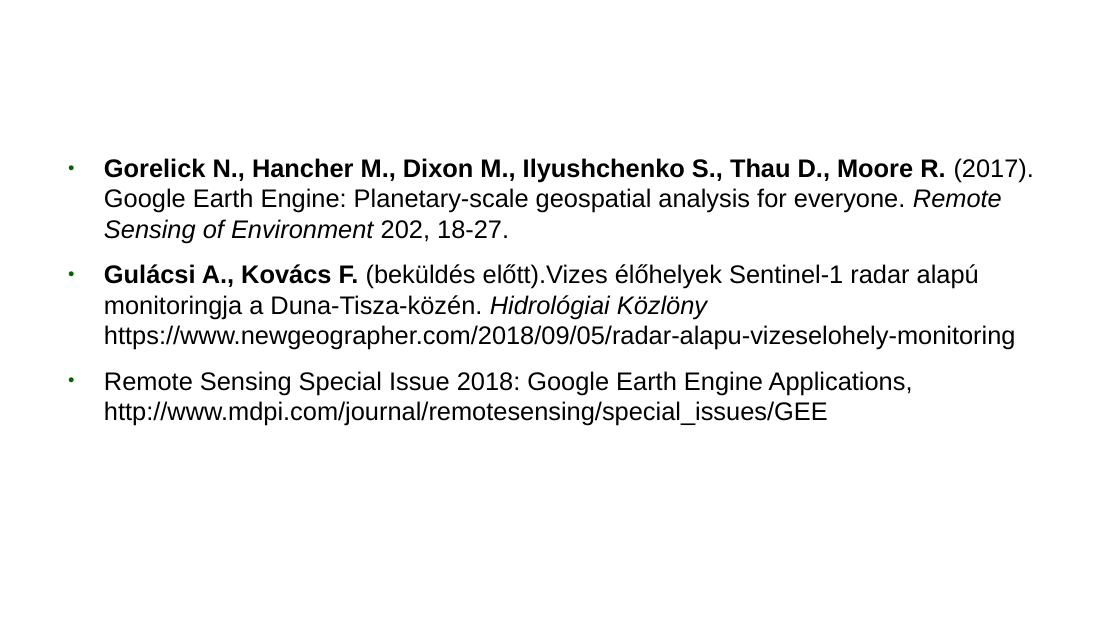
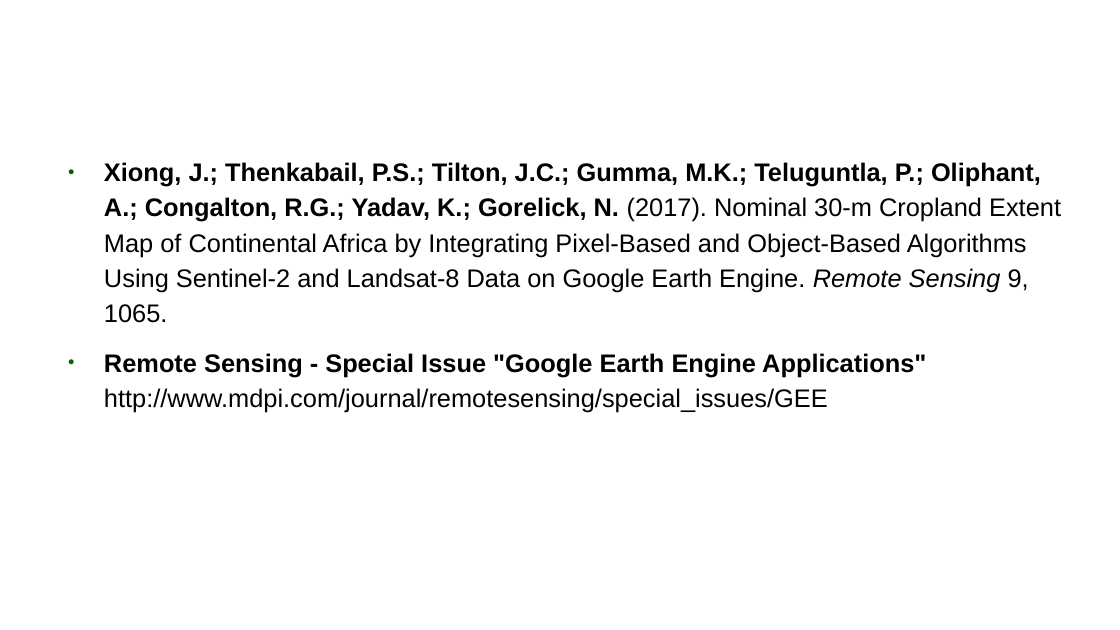
Before and after one commit to webandras/google_earth_engine_kutatas, a slide deck: slide 81 of google_earth_engine_gulacsi_andras_2018.odp (slide 60 before the commit). Drawn at 1120x630 pixels with LibreOffice and Linux fonts; fonts in the diff are those of the drawing; background and template pictures are left out. Boxes give left, top, right and bottom in pixels: in the first picture for what was removed or moved away, otherwise in the second. Text is boxed around its words. In the diff, an @@ line names an element or a change of style, - is before the commit and + after.

```diff
--- a/google_earth_engine_gulacsi_andras_2018.odp
+++ b/google_earth_engine_gulacsi_andras_2018.odp
@@ text at <box>104,162,1061,412</box>: text changed @@
-● Gorelick N., Hancher M., Dixon M., Ilyushchenko S., Thau D., Moore R. (2017). Google Earth Engine: Planetary-scale geospatial analysis for everyone. Remote Sensing of Environment 202, 18-27.
-● Gulácsi A., Kovács F. (beküldés előtt).Vizes élőhelyek Sentinel-1 radar alapú monitoringja a Duna-Tisza-közén. Hidrológiai Közlöny https://www.newgeographer.com/2018/09/05/radar-alapu-vizeselohely-monitoring
-● Remote Sensing Special Issue 2018: Google Earth Engine Applications, http://www.mdpi.com/journal/remotesensing/special_issues/GEE
+● Xiong, J.; Thenkabail, P.S.; Tilton, J.C.; Gumma, M.K.; Teluguntla, P.; Oliphant, A.; Congalton, R.G.; Yadav, K.; Gorelick, N. (2017). Nominal 30-m Cropland Extent Map of Continental Africa by Integrating Pixel-Based and Object-Based Algorithms Using Sentinel-2 and Landsat-8 Data on Google Earth Engine. Remote Sensing 9, 1065.
+● Remote Sensing - Special Issue "Google Earth Engine Applications" http://www.mdpi.com/journal/remotesensing/special_issues/GEE
```
Also in this commit, not shown: 29 other slides changed, 24 slides added, 3 slides removed, 16 other files.
